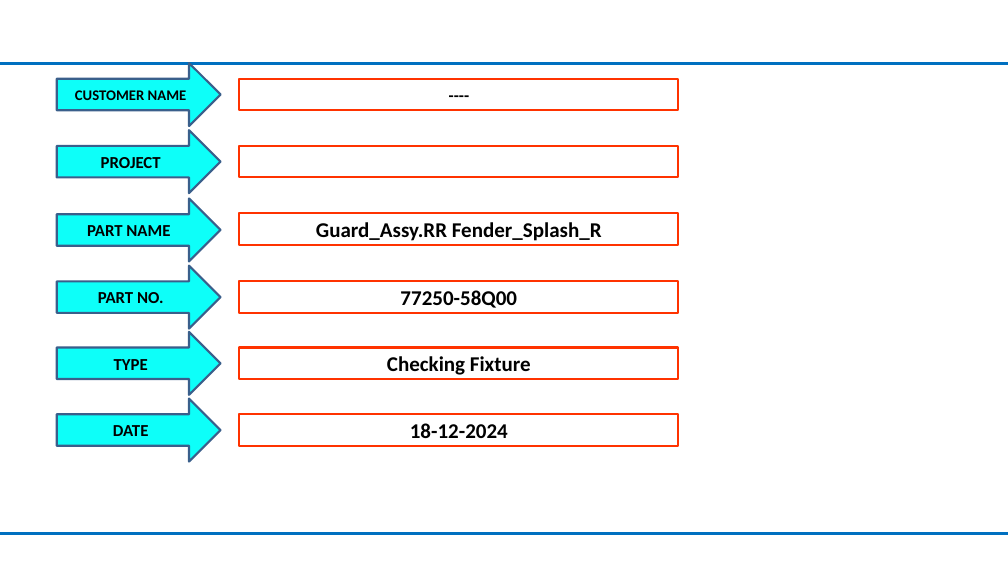
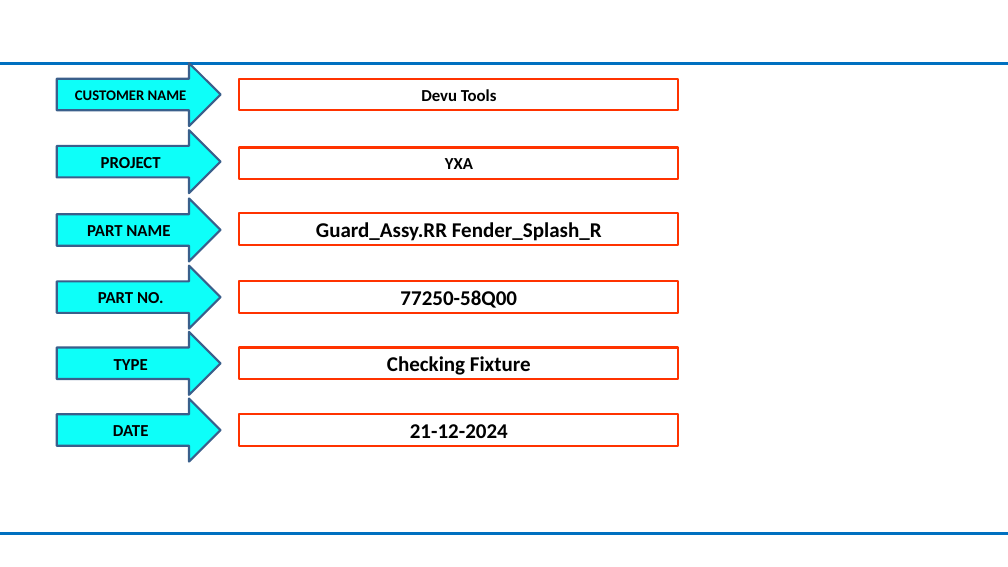
Before and after one commit to Akki22091/All_Designs, a slide deck: slide 2 of MG_Fixtures/YXA/Concept/Guard_Assy.RR Fender_Splash_R.pptx. Drawn at 1008x567 pixels with LibreOffice and Linux fonts; fonts in the diff are those of the drawing. Boxes give left, top, right and bottom in pixels: in the first picture for what was removed or moved away, otherwise in the second. Text is boxed around its words. In the diff, an @@ line names an element or a change of style, - is before the commit and + after.

```diff
--- a/MG_Fixtures/YXA/Concept/Guard_Assy.RR Fender_Splash_R.pptx
+++ b/MG_Fixtures/YXA/Concept/Guard_Assy.RR Fender_Splash_R.pptx
@@ text in rectangle at box(421, 89, 497, 101): text changed @@
-----
+Devu Tools
@@ text in rectangle at box(445, 158, 473, 169): text added @@
+YXA
@@ text in rectangle at box(410, 424, 508, 438): text changed @@
-18-12-2024
+21-12-2024
```
Also in this commit, not shown: 3 other slides changed.
